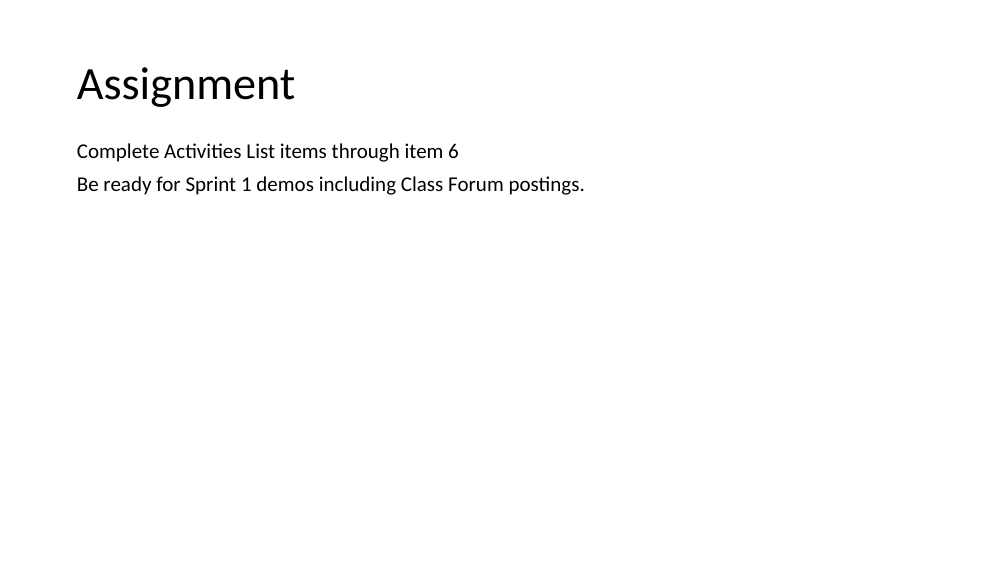
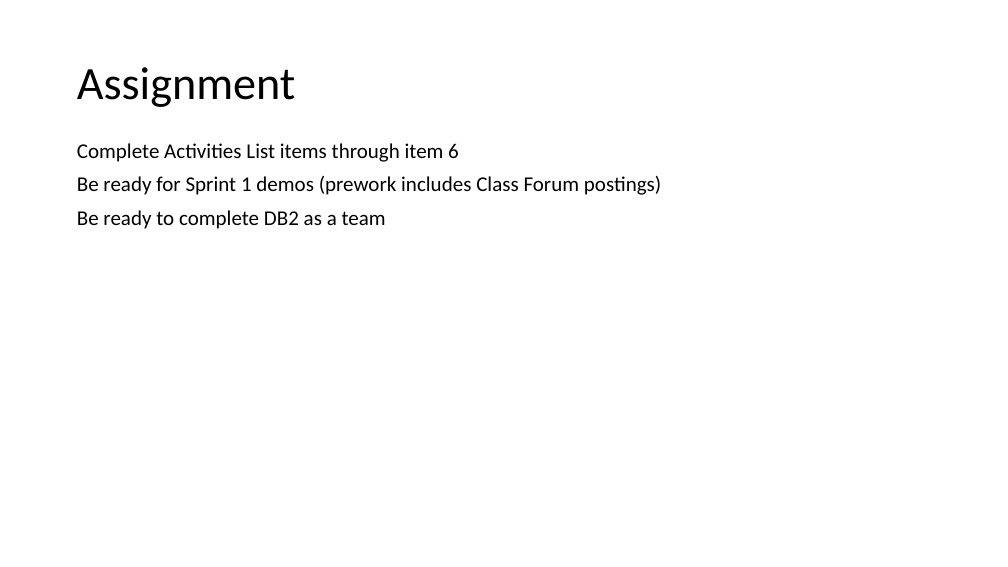
Before and after one commit to EricJPogue/CPSC-24500, a slide deck: slide 11 of lecture-slides/2020-01-28-oop.pptx (slide 10 before the commit). Drawn at 1008x567 pixels with LibreOffice and Linux fonts; fonts in the diff are those of the drawing. Boxes give left, top, right and bottom in pixels: in the first picture for what was removed or moved away, otherwise in the second. Text is boxed around its words. In the diff, an @@ line names an element or a change of style, - is before the commit and + after.

```diff
--- a/lecture-slides/2020-01-28-oop.pptx
+++ b/lecture-slides/2020-01-28-oop.pptx
@@ text at (x1=77, y1=176, x2=661, y2=229): text changed @@
-Be ready for Sprint 1 demos including Class Forum postings.
+Be ready for Sprint 1 demos (prework includes Class Forum postings)
+Be ready to complete DB2 as a team
```
Also in this commit, not shown: 3 other slides changed, 4 slides added, 1 other file.
